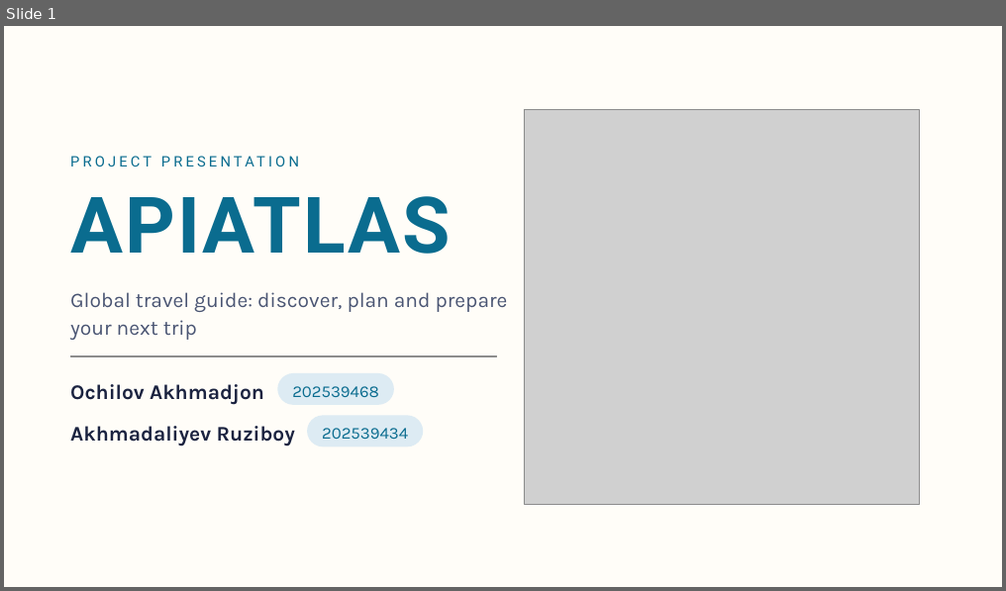
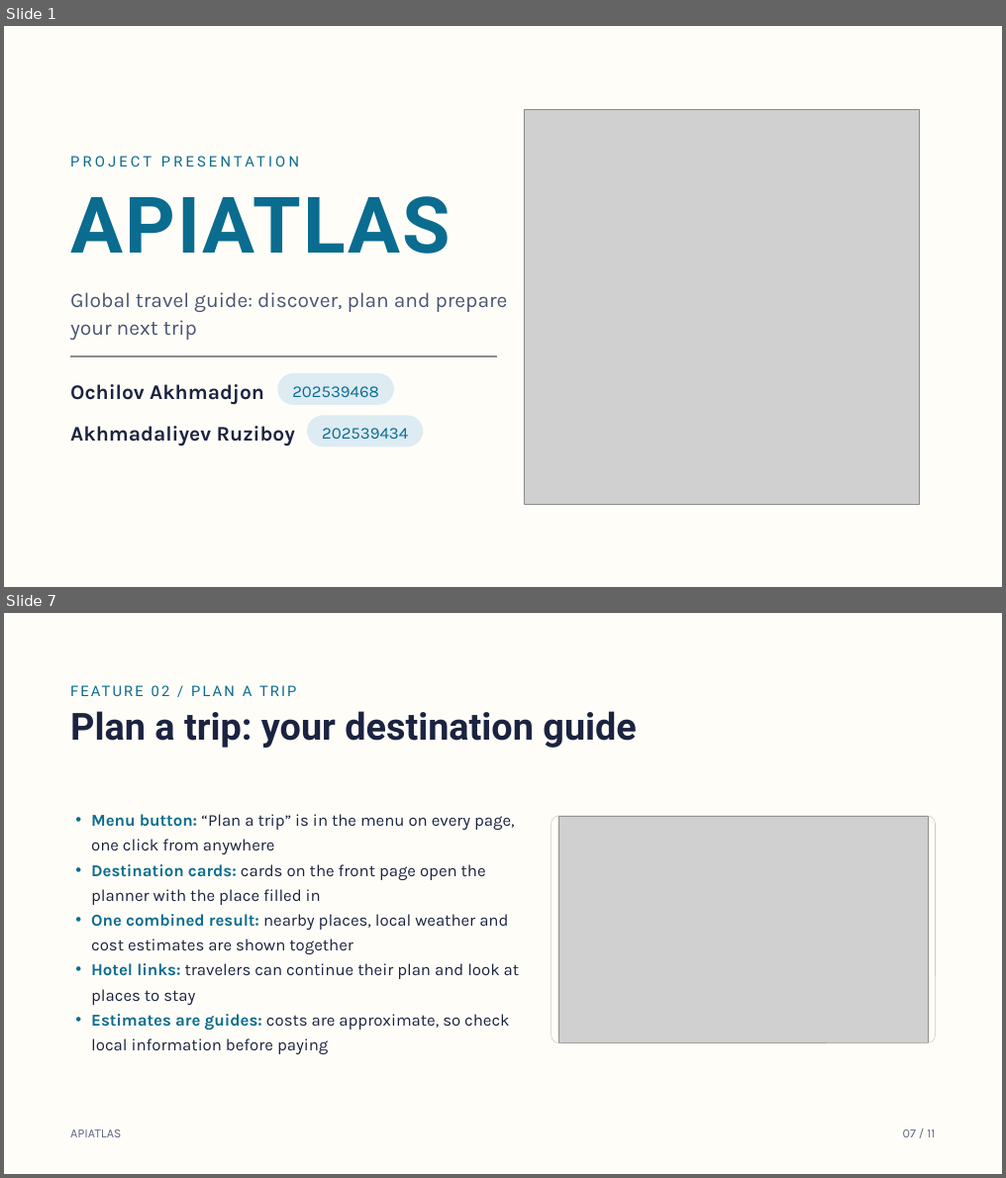
Before and after one commit to ahmad02072006/web-programming-class, a slide deck: Project Submission/APIATLAS Project Presentation.pptx. Shown one above the other, each under a label of ours: slide 1 before the commit, slides 1 and 7 after it; the slides between them are not shown. The pictures are 1006x591 and 1006x1178 pixels, drawn with LibreOffice and Linux fonts; fonts in the diff are those of the drawing; grey boxes stand for pictures; background and template pictures are left out. Boxes give left, top, right and bottom in pixels: in the first picture for what was removed or moved away, otherwise in the second. Text is boxed around its words. In the diff, an @@ line names an element or a change of style, - is before the commit and + after.

Commit message:
Add presentation video and update PowerPoint download links; enhance project page layout

```diff
--- a/Project Submission/APIATLAS Project Presentation.pptx
+++ b/Project Submission/APIATLAS Project Presentation.pptx
@@ slide 7 added at (4, 613, 1002, 1174), background picture (left out) @@
@@ text added at (70, 711, 252, 748), 14 pt, text #0A6C8F @@
+FEATURE 02 / PLAN A TRIP
@@ title added at (91, 814, 292, 877), 36 pt, text #1B2340, bold @@
+Plan a trip: your destination guide
@@ text added at (91, 814, 520, 1055), 16 pt, text #1B2340 @@
+• Menu button: “Plan a trip” is in the menu on every page, one click from anywhere
+• Destination cards: cards on the front page open the planner with the place filled in
+• One combined result: nearby places, local weather and cost estimates are shown together
+• Hotel links: travelers can continue their plan and look at places to stay
+• Estimates are guides: costs are approximate, so check local information before paying
@@ rounded rectangle added at (551, 816, 936, 1044), outline #D2CAB6 0.5 pt @@
@@ picture added at (558, 816, 928, 1043) @@
@@ text added at (70, 1130, 121, 1138), 12 pt, text #5E6784 @@
+APIATLAS
@@ text added at (903, 1130, 935, 1138), 12 pt, text #5E6784 @@
+07 / 11
```
Also in this commit, not shown: 9 slides changed, 6 other files.
